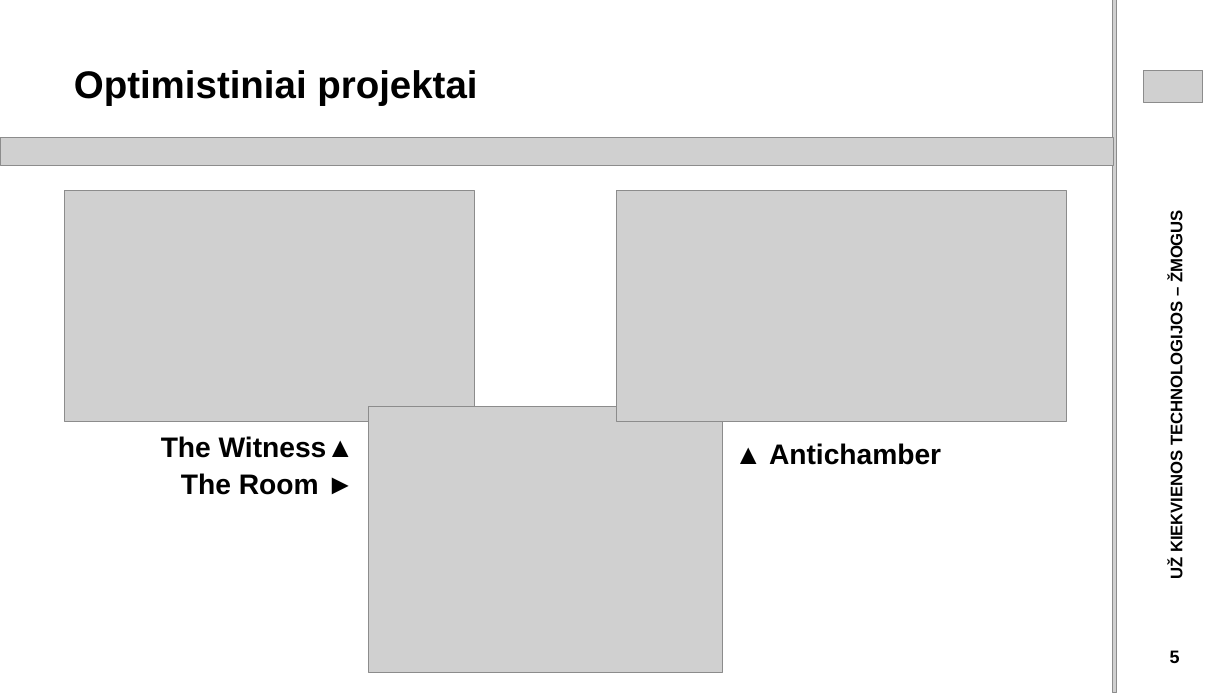
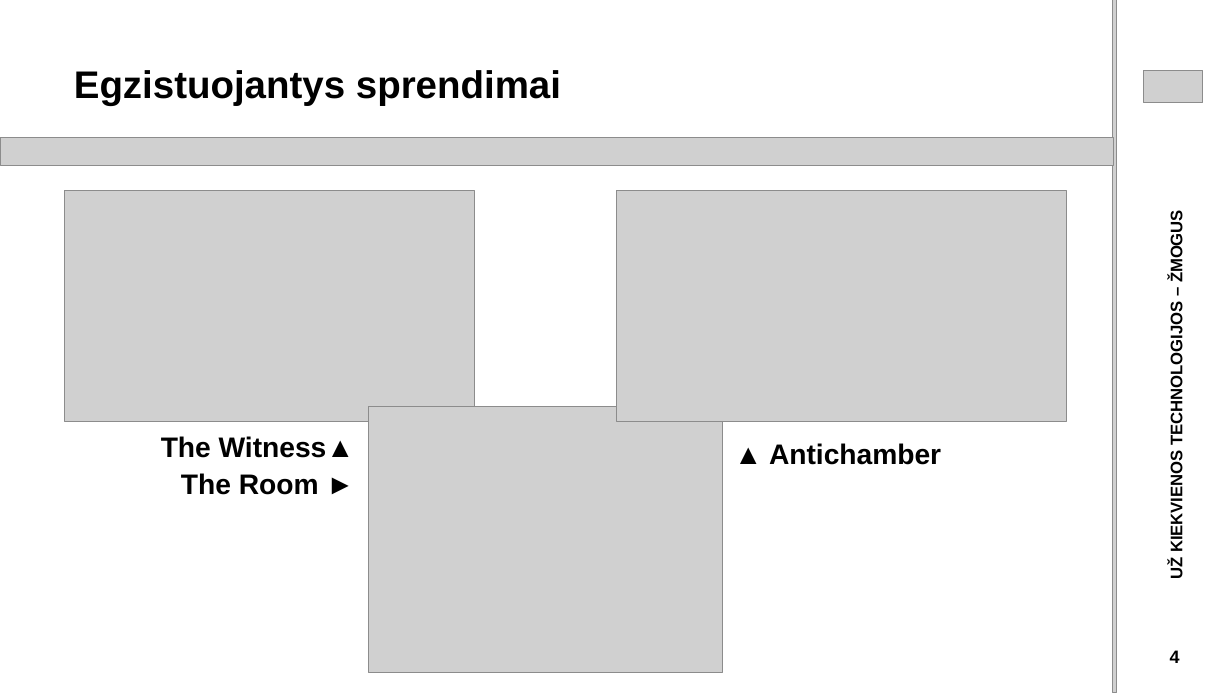
Before and after one commit to CoffeeLexer/Caecitas, a slide deck: slide 4 of Skaidres.pptx (slide 5 before the commit). Drawn at 1232x693 pixels with LibreOffice and Linux fonts; fonts in the diff are those of the drawing; grey boxes stand for pictures. Boxes give left, top, right and bottom in pixels: in the first picture for what was removed or moved away, otherwise in the second. Text is boxed around its words. In the diff, an @@ line names an element or a change of style, - is before the commit and + after.

```diff
--- a/Skaidres.pptx
+++ b/Skaidres.pptx
@@ text at (74, 70, 561, 106): text changed @@
-Optimistiniai projektai
+Egzistuojantys sprendimai
@@ page number at (1170, 650, 1180, 663): text changed @@
-5
+4
```
Also in this commit, not shown: 11 other slides changed, 2 slides added, 2 slides removed.
